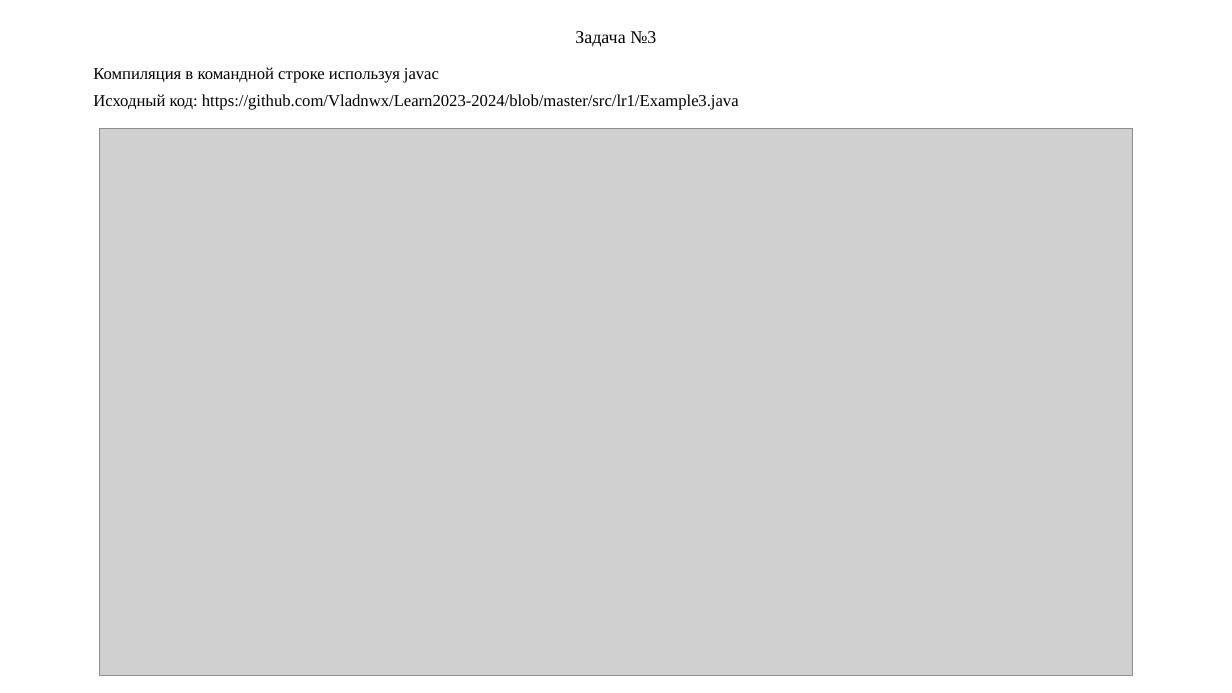
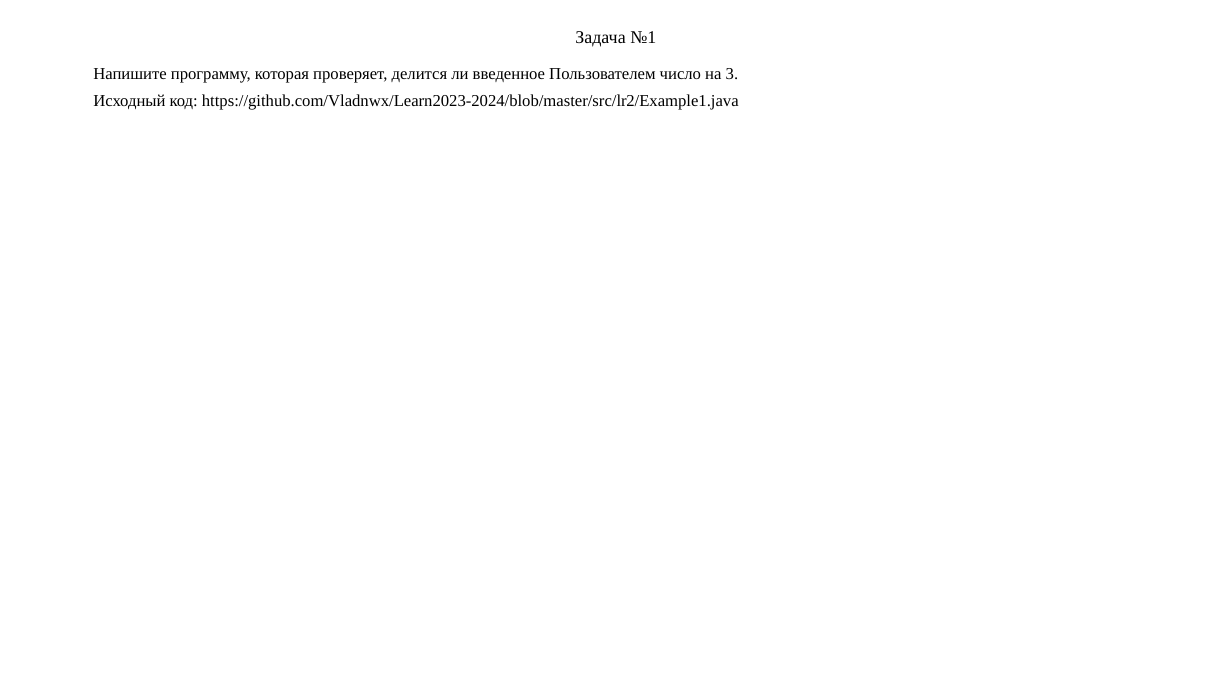
Before and after one commit to Vladnwx/Learn2023-2024, a slide deck: slide 6 of src/lr2/РИЗ-130916у Савельев В.Н. Отчет о выполнении ЛР2.pptx. Drawn at 1232x693 pixels with LibreOffice and Linux fonts; fonts in the diff are those of the drawing; grey boxes stand for pictures. Boxes give left, top, right and bottom in pixels: in the first picture for what was removed or moved away, otherwise in the second. Text is boxed around its words. In the diff, an @@ line names an element or a change of style, - is before the commit and + after.

```diff
--- a/src/lr2/РИЗ-130916у Савельев В.Н. Отчет о выполнении ЛР2.pptx
+++ b/src/lr2/РИЗ-130916у Савельев В.Н. Отчет о выполнении ЛР2.pptx
@@ title at (575, 31, 656, 47): text changed @@
-Задача №3
+Задача №1
@@ text at (93, 68, 739, 109): text changed @@
-Компиляция в командной строке используя javac
-Исходный код: https://github.com/Vladnwx/Learn2023-2024/blob/master/src/lr1/Example3.java
+Напишите программу, которая проверяет, делится ли введенное Пользователем число на 3.
+Исходный код: https://github.com/Vladnwx/Learn2023-2024/blob/master/src/lr2/Example1.java
@@ picture removed at (100, 128, 1133, 676) @@
```
Also in this commit, not shown: 6 other slides changed, 5 slides added, 13 slides removed, 5 other files.
